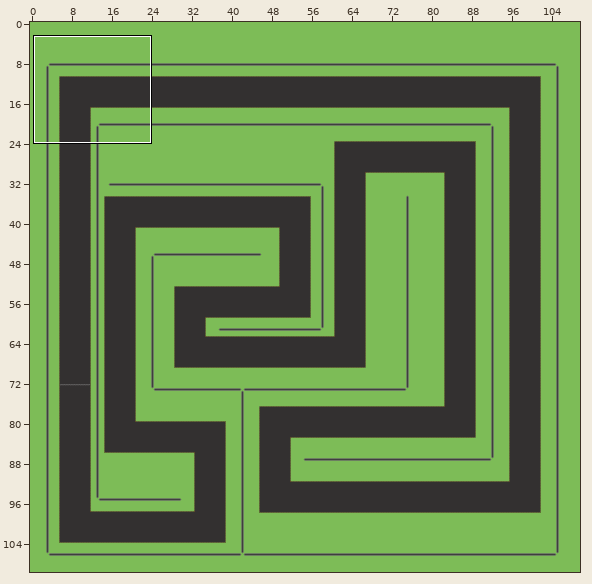
Tiled map -- LibGDX/core/assets/Race/track1 copy.tmx. Above, an overview of the earlier version with the close-up marked.
Close-up. Before the commit:
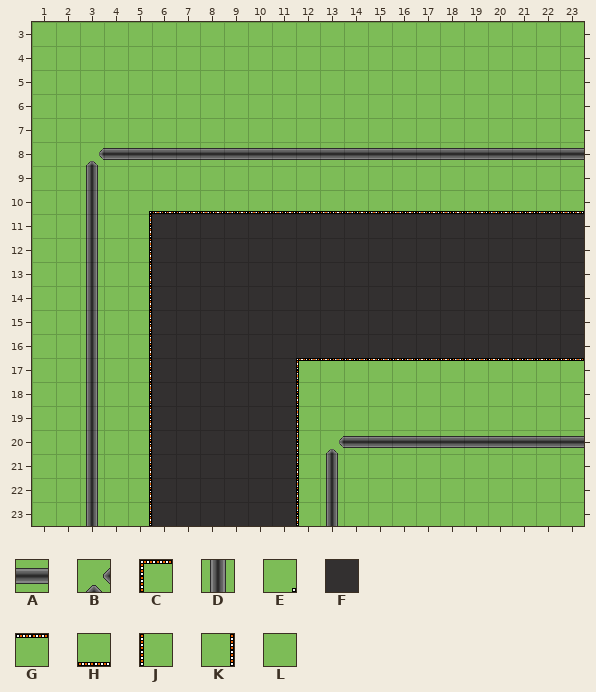
Cells are 32x32 px. Shown: x 1..23, y 3..23. The commit also changed other parts of the map, which this record leaves out. The old version is drawn lined up with the new one.
Key: from "raceTileSet": A 2, B 4, C 6, D 10, E 12, F 27, G 28, H 29, J 38, K 39, L 48.
_ is an empty cell.
Layer "Road" before, first column x 1:
 3 LLLLLLLLLLLLLLLLLLLLLLL
 4 LLLLLLLLLLLLLLLLLLLLLLL
 5 LLLLLLLLLLLLLLLLLLLLLLL
 6 LLLLLLLLLLLLLLLLLLLLLLL
 7 LLLLLLLLLLLLLLLLLLLLLLL
 8 LLBAAAAAAAAAAAAAAAAAAAA
 9 LLDLLLLLLLLLLLLLLLLLLLL
10 LLDLEHHHHHHHHHHHHHHHHHH
11 LLDLKFFFFFFFFFFFFFFFFFF
12 LLDLKFFFFFFFFFFFFFFFFFF
13 LLDLKFFFFFFFFFFFFFFFFFF
14 LLDLKFFFFFFFFFFFFFFFFFF
15 LLDLKFFFFFFFFFFFFFFFFFF
16 LLDLKFFFFFFFFFFFFFFFFFF
17 LLDLKFFFFFFCGGGGGGGGGGG
18 LLDLKFFFFFFJLLLLLLLLLLL
19 LLDLKFFFFFFJLLLLLLLLLLL
20 LLDLKFFFFFFJBAAAAAAAAAA
21 LLDLKFFFFFFJDLLLLLLLLLL
22 LLDLKFFFFFFJDLLLLLLLLLL
23 LLDLKFFFFFFJDLLLLLLLLLL
And afterwards:
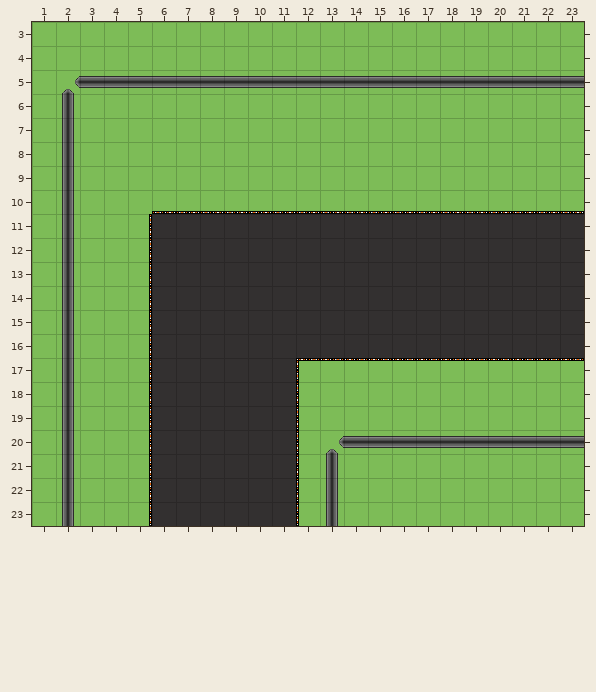
The exact change:
Changed rows in their new state; . is an unchanged cell.
map size 110x110 -> 150x150 cells
Layer "Road":
first column x 2:
 5 BAAAAAAAAAAAAAAAAAAAAA
 6 D.....................
 7 D.....................
 8 DLLLLLLLLLLLLLLLLLLLLL
 9 DL....................
10 DL.L..................
11 DL....................
12 DL....................
13 DL....................
14 DL....................
15 DL....................
16 DL....................
17 DL....................
18 DL....................
19 DL....................
20 DL....................
21 DL....................
22 DL....................
23 DL....................
Pixel boxes of the changes (left, top, right, bottom) in both close-ups:
changed: (62, 76, 584, 526)
